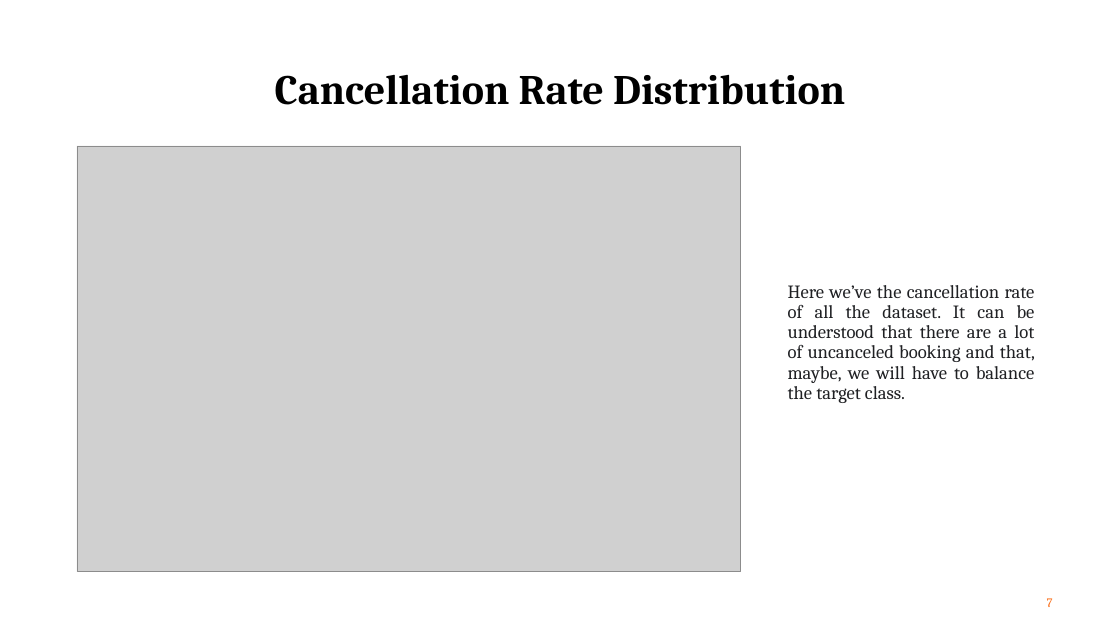
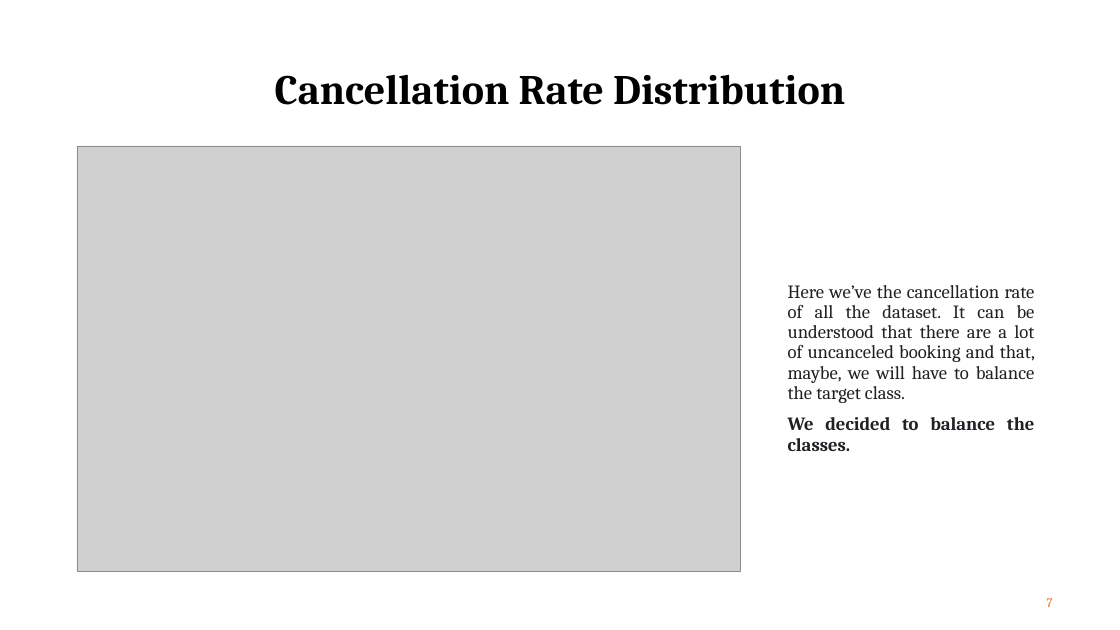
Before and after one commit to lucatesta-code/Hotel_Booking_Demand_ML, a slide deck: slide 7 of Hotel Bookind Demand.pptx. Drawn at 1120x630 pixels with LibreOffice and Linux fonts; fonts in the diff are those of the drawing; grey boxes stand for pictures. Boxes give left, top, right and bottom in pixels: in the first picture for what was removed or moved away, otherwise in the second. Text is boxed around its words. In the diff, an @@ line names an element or a change of style, - is before the commit and + after.

```diff
--- a/Hotel Bookind Demand.pptx
+++ b/Hotel Bookind Demand.pptx
@@ text at [788, 417, 1035, 451]: paragraph added @@
+We decided to balance the classes.
```
Also in this commit, not shown: 2 other slides changed, 8 other files.
